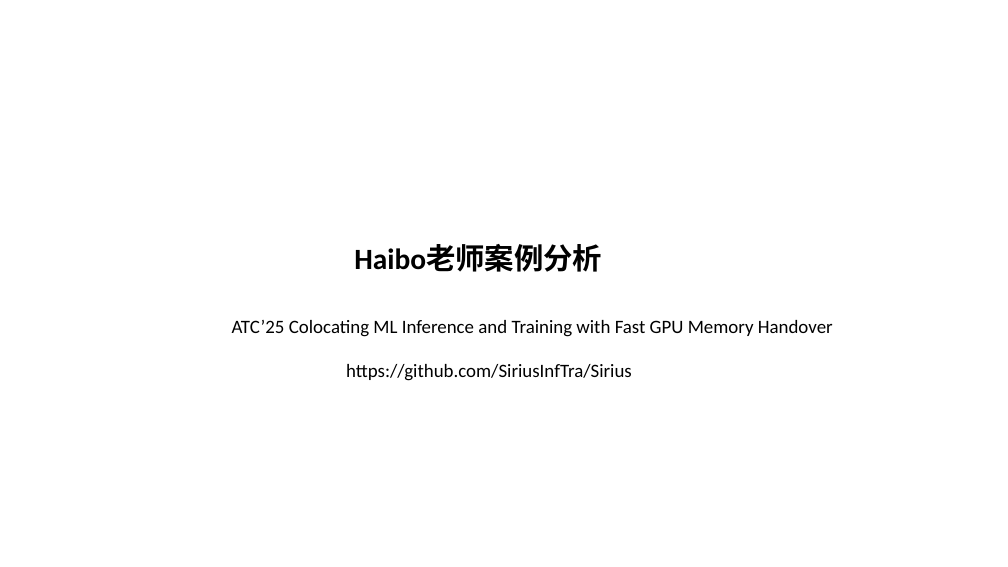
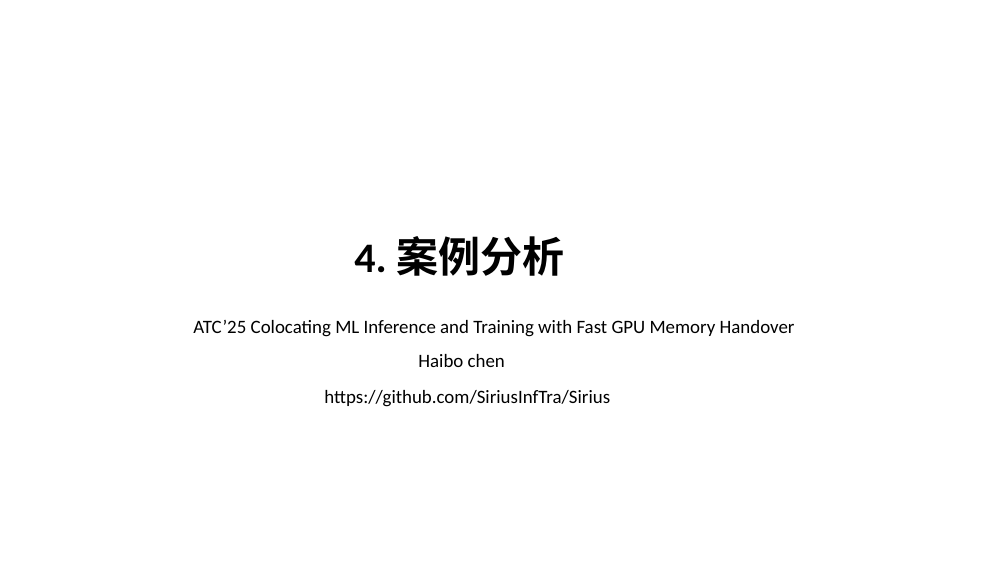
Before and after one commit to fmy-fly/Pre-ppt, a slide deck: slide 16 of AE介绍.pptx (slide 15 before the commit). Drawn at 1008x567 pixels with LibreOffice and Linux fonts; fonts in the diff are those of the drawing. Boxes give left, top, right and bottom in pixels: in the first picture for what was removed or moved away, otherwise in the second. Text is boxed around its words. In the diff, an @@ line names an element or a change of style, - is before the commit and + after.

```diff
--- a/AE介绍.pptx
+++ b/AE介绍.pptx
@@ text at <box>354,236,564,276</box>: text changed; size 28 to 40 pt @@
-Haibo老师案例分析
+4. 案例分析
@@ text "ATC’25 Colocating ML Inference and ...": place and size @@
-text "ATC’25 Colocating ML Inference and ..." at <box>232,320,833,337</box>
+text "ATC’25 Colocating ML Inference and ..." at <box>193,320,795,337</box>
@@ text added at <box>418,354,505,367</box>, 18 pt, text #000000 @@
+Haibo chen
@@ text "https://github.com/SiriusInfTra/Sirius": place and size @@
-text "https://github.com/SiriusInfTra/Sirius" at <box>346,364,632,381</box>
+text "https://github.com/SiriusInfTra/Sirius" at <box>324,390,610,407</box>
```
Also in this commit, not shown: 18 other slides changed, 2 slides added, 1 slide removed.
